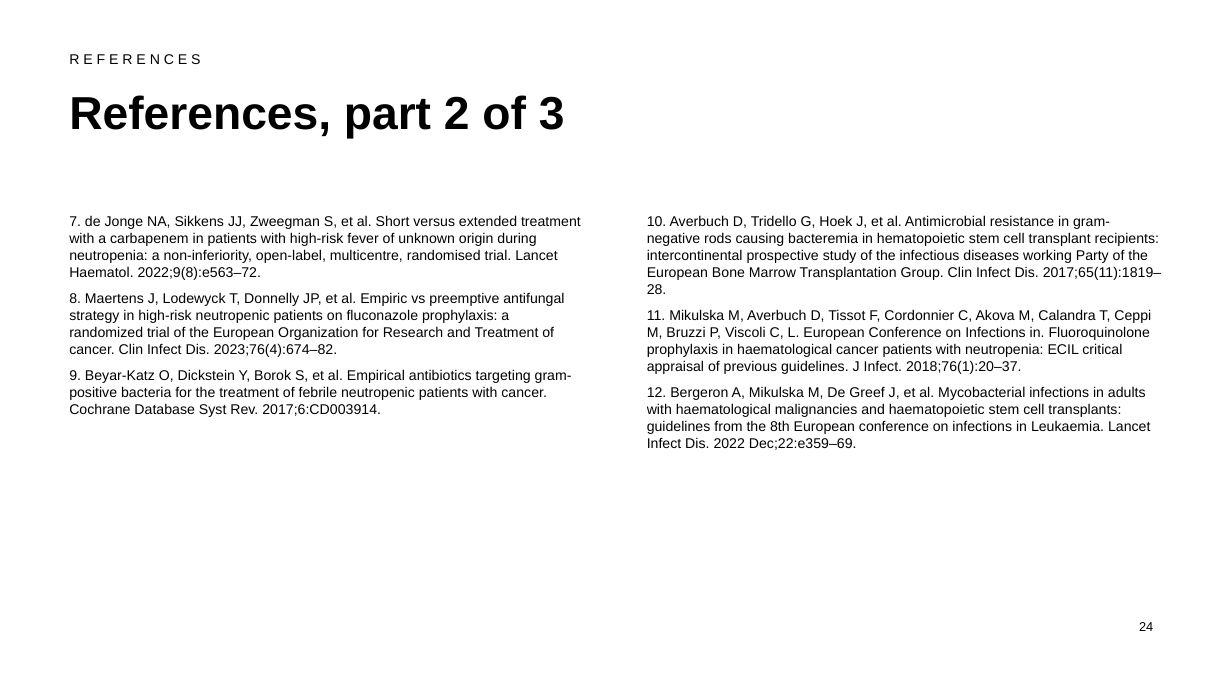
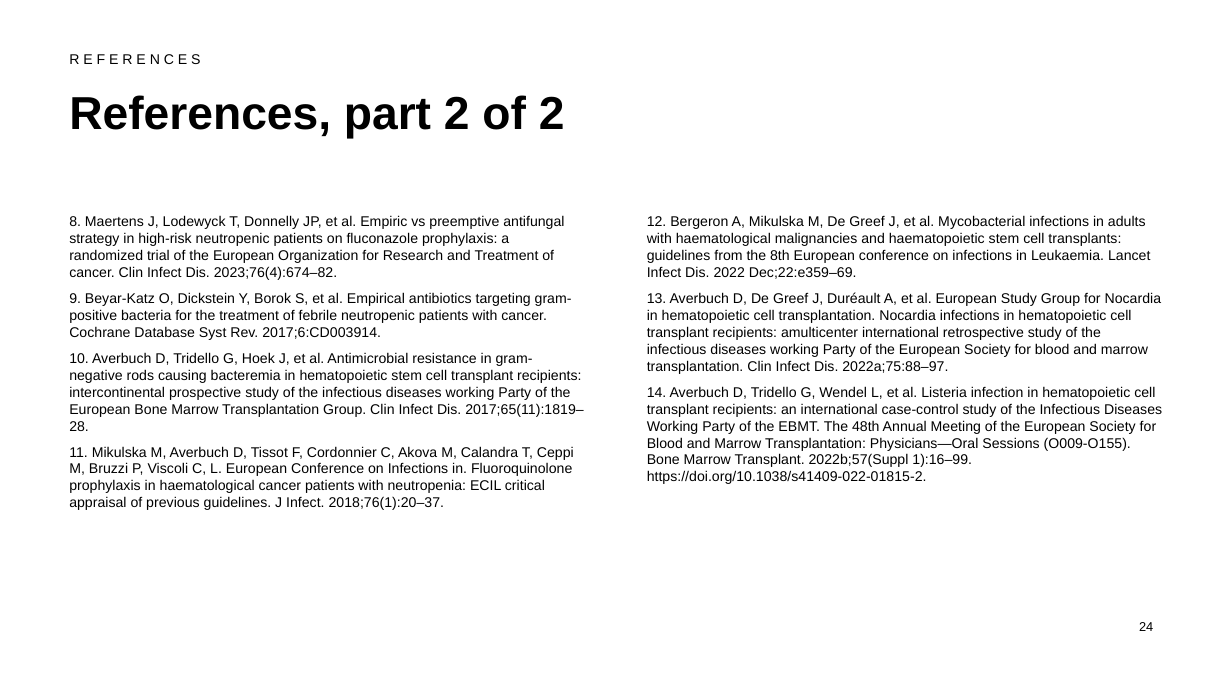
Before and after one commit to htlin222/ebmt-handbook-skill, a slide deck: slide 24 of slides/decks/s10-neutropenic-fever-bacterial.pptx. Drawn at 1232x693 pixels with LibreOffice and Linux fonts; fonts in the diff are those of the drawing. Boxes give left, top, right and bottom in pixels: in the first picture for what was removed or moved away, otherwise in the second. Text is boxed around its words. In the diff, an @@ line names an element or a change of style, - is before the commit and + after.

```diff
--- a/slides/decks/s10-neutropenic-fever-bacterial.pptx
+++ b/slides/decks/s10-neutropenic-fever-bacterial.pptx
@@ title at (x1=69, y1=95, x2=565, y2=139): text changed @@
-References, part 2 of 3
+References, part 2 of 2
@@ text at (x1=69, y1=215, x2=581, y2=280): paragraph removed @@
-7. de Jonge NA, Sikkens JJ, Zweegman S, et al. Short versus extended treatment with a carbapenem in patients with high-risk fever of unknown origin during neutropenia: a non-inferiority, open-label, multicentre, randomised trial. Lancet Haematol. 2022;9(8):e563–72.
@@ text at (x1=647, y1=215, x2=1161, y2=374): paragraphs removed @@
-10. Averbuch D, Tridello G, Hoek J, et al. Antimicrobial resistance in gram-negative rods causing bacteremia in hematopoietic stem cell transplant recipients: intercontinental prospective study of the infectious diseases working Party of the European Bone Marrow Transplantation Group. Clin Infect Dis. 2017;65(11):1819–28.
-11. Mikulska M, Averbuch D, Tissot F, Cordonnier C, Akova M, Calandra T, Ceppi M, Bruzzi P, Viscoli C, L. European Conference on Infections in. Fluoroquinolone prophylaxis in haematological cancer patients with neutropenia: ECIL critical appraisal of previous guidelines. J Infect. 2018;76(1):20–37.
@@ text at (x1=647, y1=292, x2=1162, y2=484): paragraphs added @@
+13. Averbuch D, De Greef J, Duréault A, et al. European Study Group for Nocardia in hematopoietic cell transplantation. Nocardia infections in hematopoietic cell transplant recipients: amulticenter international retrospective study of the infectious diseases working Party of the European Society for blood and marrow transplantation. Clin Infect Dis. 2022a;75:88–97.
+14. Averbuch D, Tridello G, Wendel L, et al. Listeria infection in hematopoietic cell transplant recipients: an international case-control study of the Infectious Diseases Working Party of the EBMT. The 48th Annual Meeting of the European Society for Blood and Marrow Transplantation: Physicians—Oral Sessions (O009-O155). Bone Marrow Transplant. 2022b;57(Suppl 1):16–99. https://doi.org/10.1038/s41409-022-01815-2.
@@ text at (x1=69, y1=352, x2=583, y2=510): paragraphs added @@
+10. Averbuch D, Tridello G, Hoek J, et al. Antimicrobial resistance in gram-negative rods causing bacteremia in hematopoietic stem cell transplant recipients: intercontinental prospective study of the infectious diseases working Party of the European Bone Marrow Transplantation Group. Clin Infect Dis. 2017;65(11):1819–28.
+11. Mikulska M, Averbuch D, Tissot F, Cordonnier C, Akova M, Calandra T, Ceppi M, Bruzzi P, Viscoli C, L. European Conference on Infections in. Fluoroquinolone prophylaxis in haematological cancer patients with neutropenia: ECIL critical appraisal of previous guidelines. J Infect. 2018;76(1):20–37.
```
Also in this commit, not shown: 5 other slides changed, 1 slide removed, 18 other files.
